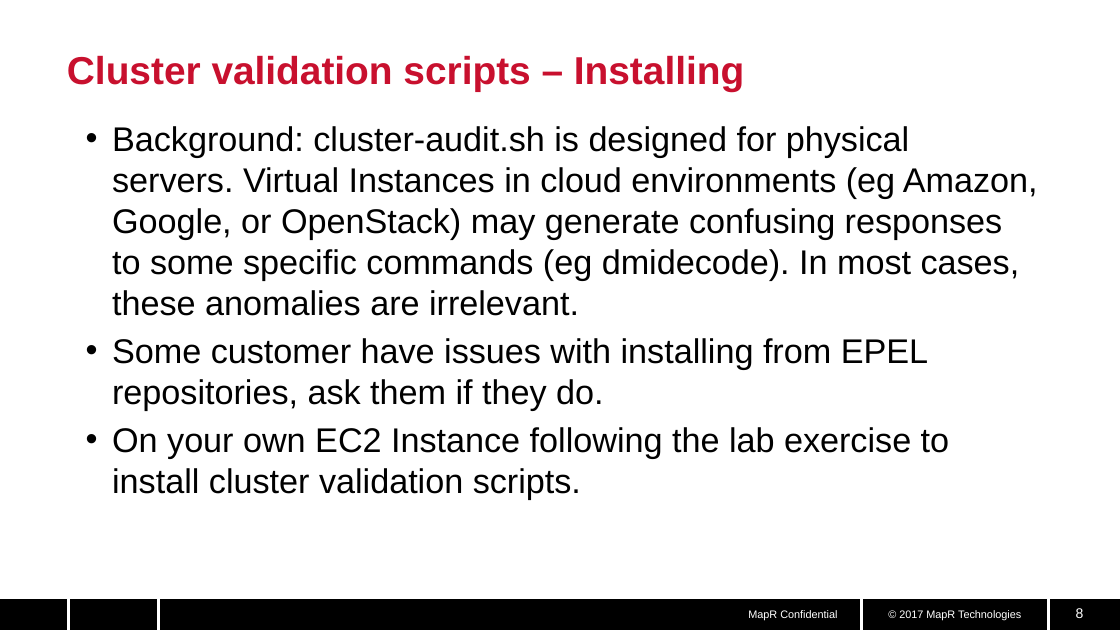
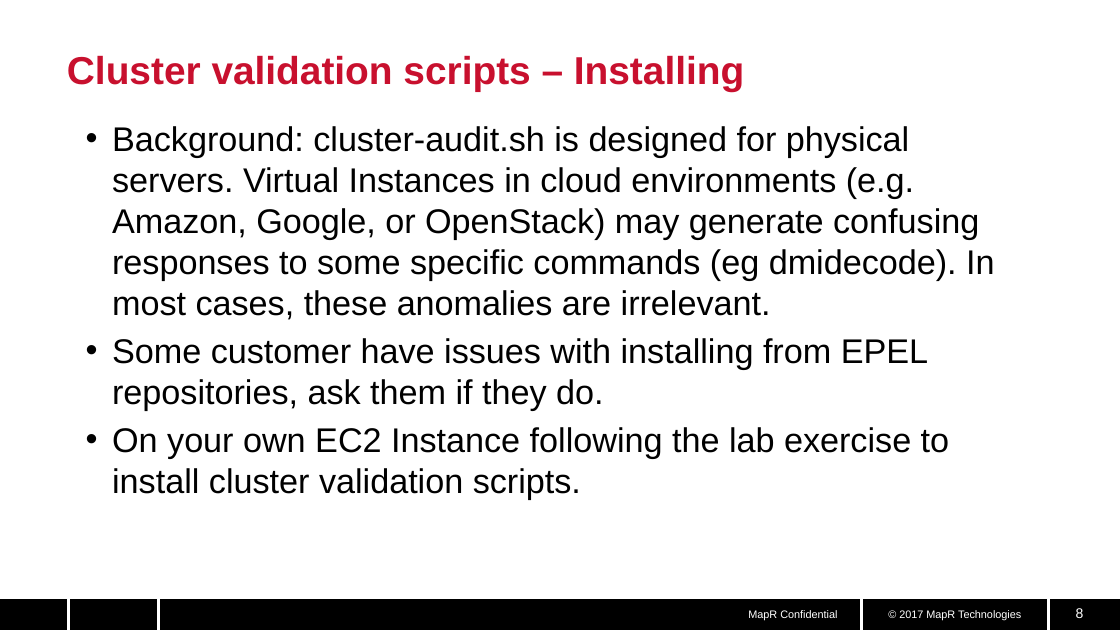
Before and after one commit to corersky/trainings, a slide deck: slide 8 of slides/Cluster validation.pptx. Drawn at 1120x630 pixels with LibreOffice and Linux fonts; fonts in the diff are those of the drawing; background and template pictures are left out. Boxes give left, top, right and bottom in pixels: in the first picture for what was removed or moved away, otherwise in the second. Text is boxed around its words. In the diff, an @@ line names an element or a change of style, - is before the commit and + after.

```diff
--- a/slides/Cluster validation.pptx
+++ b/slides/Cluster validation.pptx
@@ text at (112,126,995,320): text changed @@
-• Background: cluster-audit.sh is designed for physical servers. Virtual Instances in cloud environments (eg Amazon, Google, or OpenStack) may generate confusing responses to some specific commands (eg dmidecode). In most cases, these anomalies are irrelevant.
+• Background: cluster-audit.sh is designed for physical servers. Virtual Instances in cloud environments (e.g. Amazon, Google, or OpenStack) may generate confusing responses to some specific commands (eg dmidecode). In most cases, these anomalies are irrelevant.
```
Also in this commit, not shown: 4 other slides changed.
